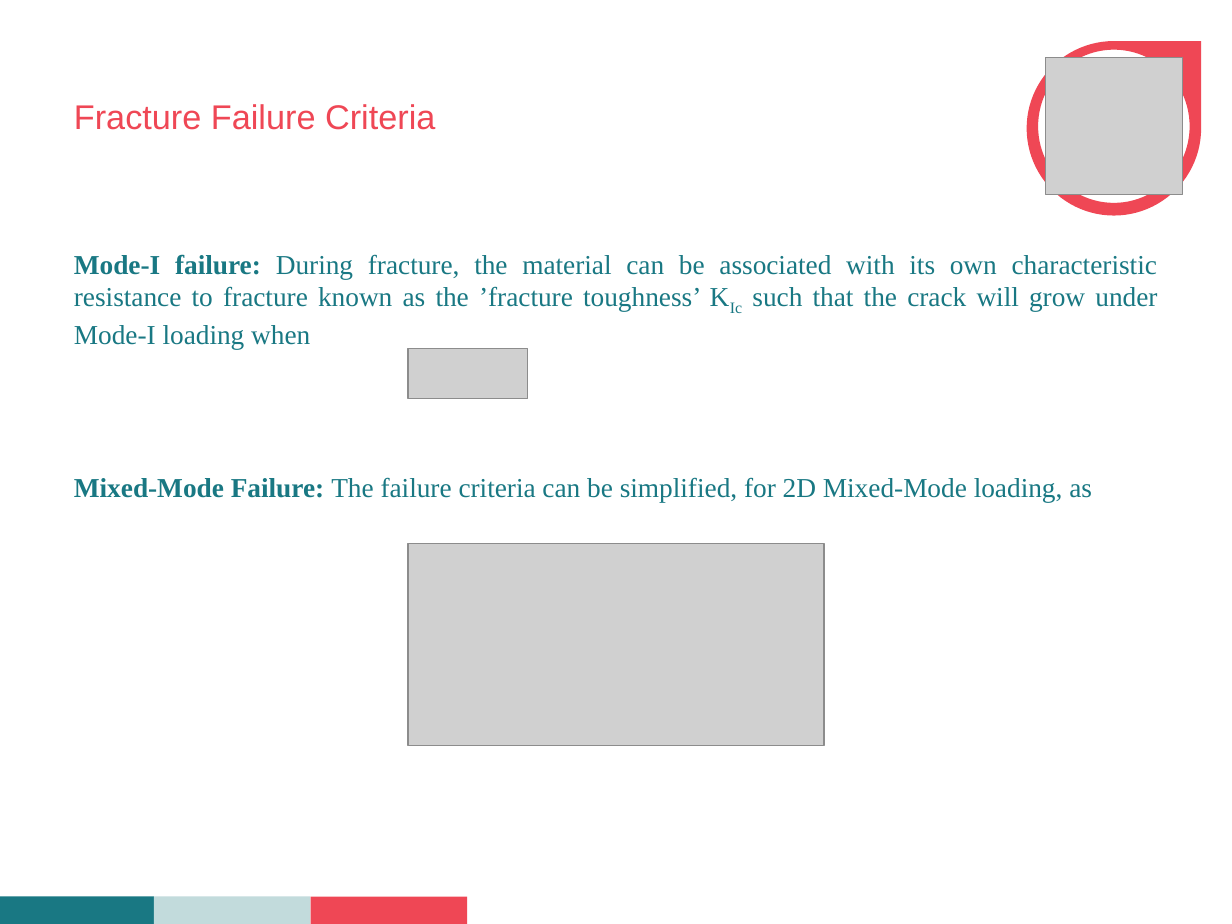
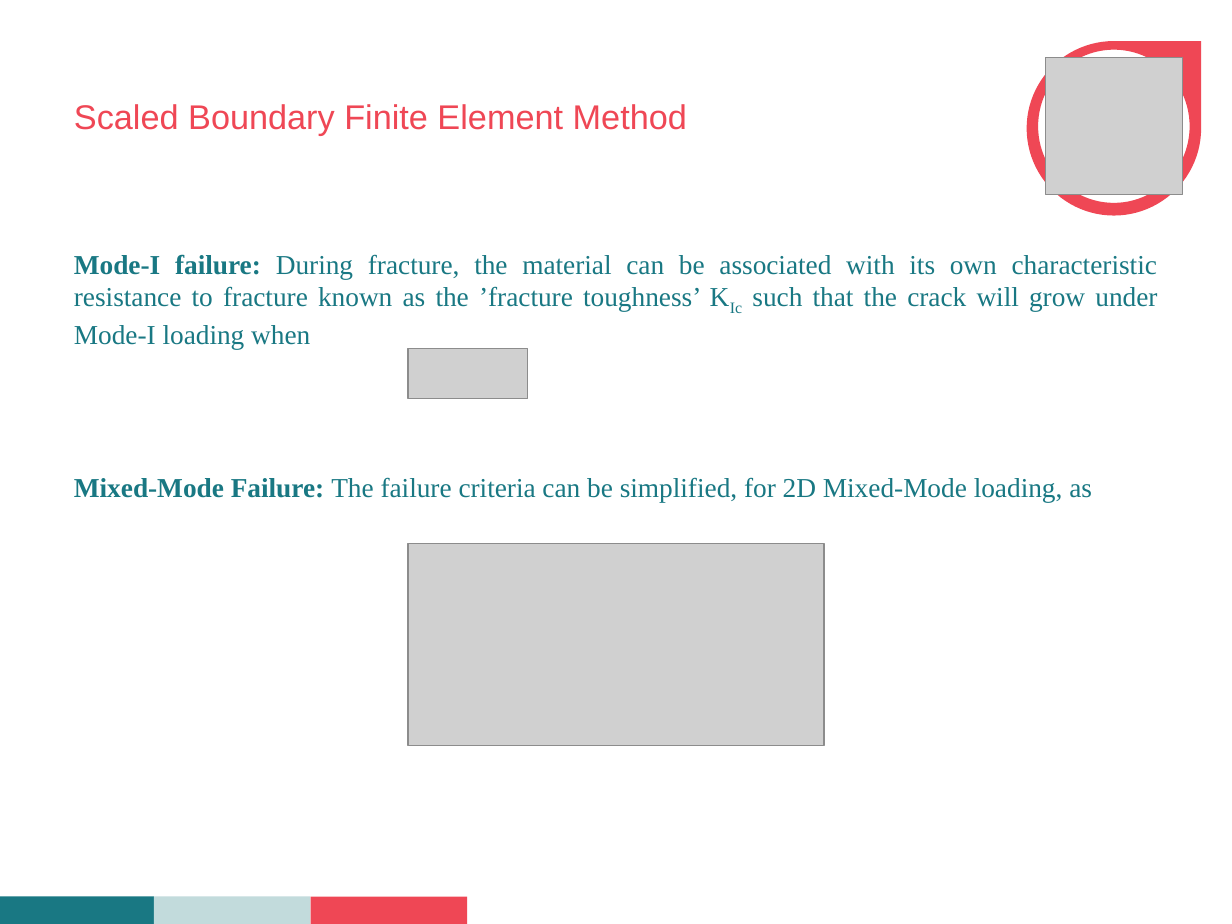
Before and after one commit to Abhinandan1996/seminar, a slide deck: slide 23 of seminar.pptx (slide 25 before the commit). Drawn at 1232x924 pixels with LibreOffice and Linux fonts; fonts in the diff are those of the drawing; grey boxes stand for pictures; background and template pictures are left out. Boxes give left, top, right and bottom in pixels: in the first picture for what was removed or moved away, otherwise in the second. Text is boxed around its words. In the diff, an @@ line names an element or a change of style, - is before the commit and + after.

```diff
--- a/seminar.pptx
+++ b/seminar.pptx
@@ title at bbox=[74, 104, 687, 135]: text changed @@
-Fracture Failure Criteria
+Scaled Boundary Finite Element Method
```
Also in this commit, not shown: 2 other slides changed, 3 slides removed, 12 other files.
